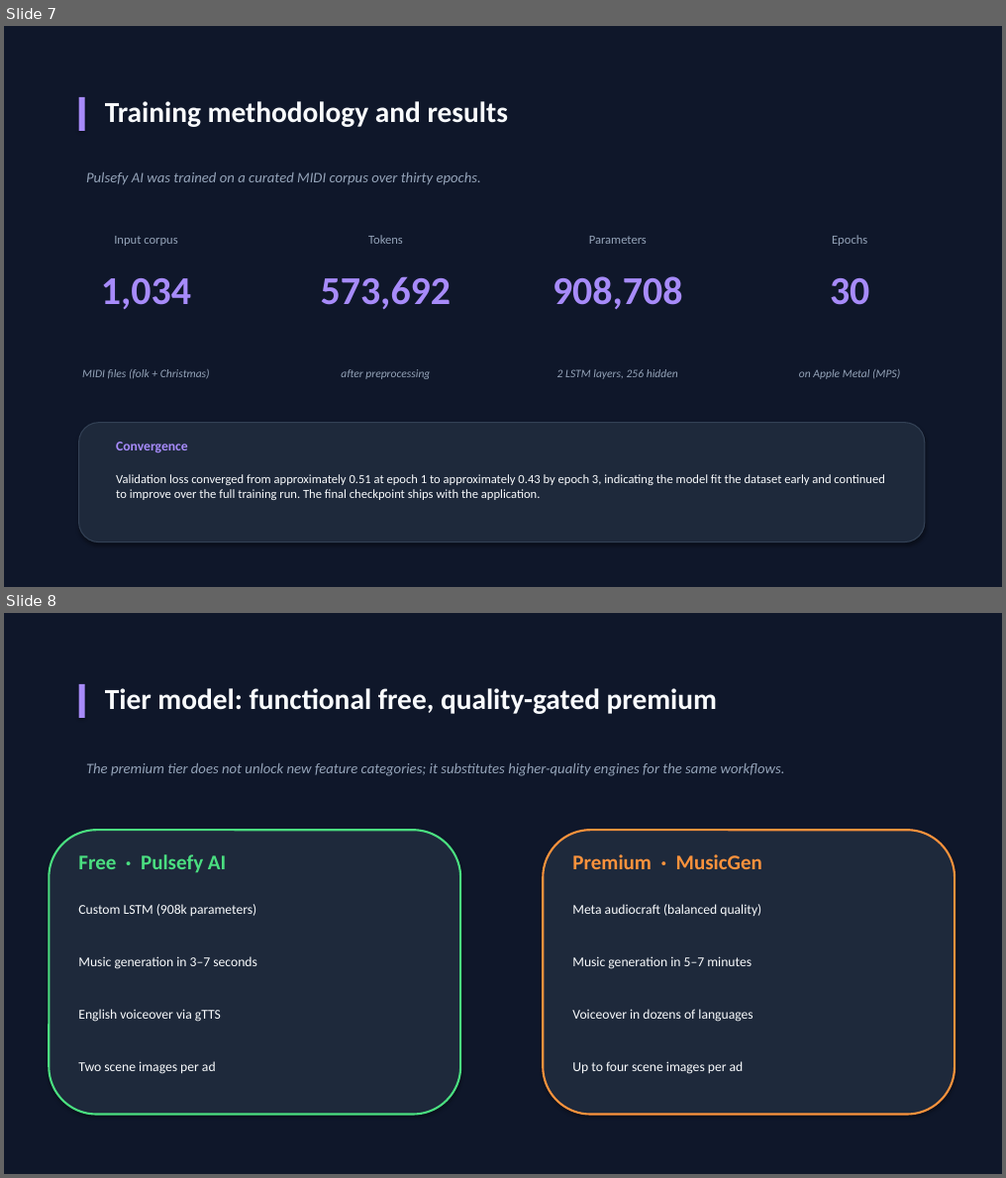
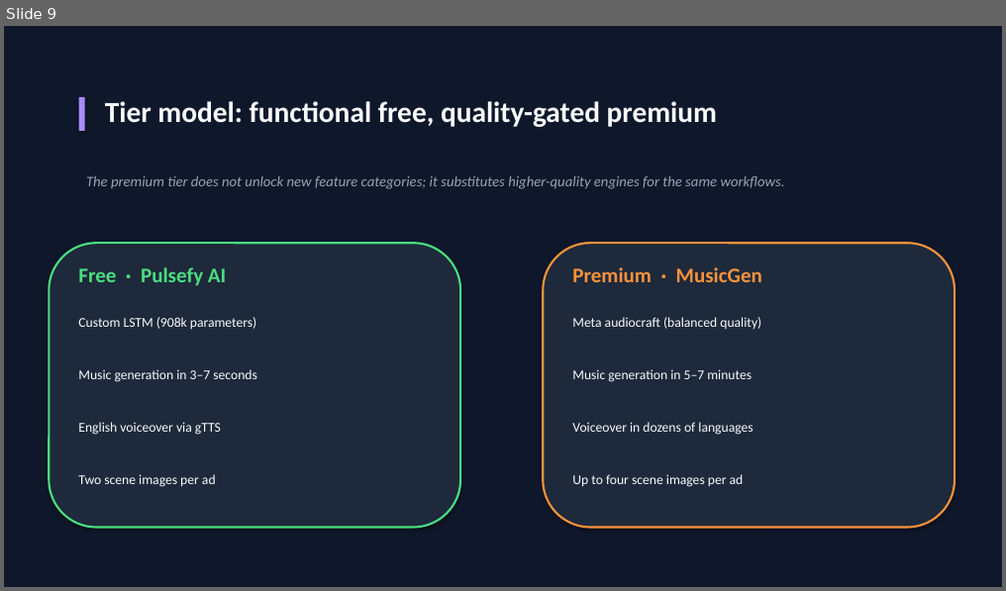
Before and after one commit to kevinvlad03/Pulsefy-Diploma-Project, a slide deck: docs/Pulsefy_Defense_Presentation.pptx. Shown one above the other, each under a label of ours: slides 7 and 8 before the commit, slide 9 after it. The pictures are 1006x1178 and 1006x591 pixels, drawn with LibreOffice and Linux fonts; fonts in the diff are those of the drawing. Boxes give left, top, right and bottom in pixels: in the first picture for what was removed or moved away, otherwise in the second. Text is boxed around its words. In the diff, an @@ line names an element or a change of style, - is before the commit and + after.

```diff
--- a/docs/Pulsefy_Defense_Presentation.pptx
+++ b/docs/Pulsefy_Defense_Presentation.pptx
@@ slide 7 removed at <box>4,26,1002,587</box>, background #0F172A @@
@@ rectangle removed at <box>79,97,85,131</box> @@
@@ text removed at <box>105,101,508,127</box> @@
-Training methodology and results
@@ text removed at <box>86,173,481,185</box> @@
-Pulsefy AI was trained on a curated MIDI corpus over thirty epochs.
@@ text removed at <box>114,236,177,246</box> @@
-Input corpus
@@ text removed at <box>368,235,403,244</box> @@
-Tokens
@@ text removed at <box>589,236,647,244</box> @@
-Parameters
@@ text removed at <box>832,235,867,246</box> @@
-Epochs
@@ text removed at <box>101,278,191,309</box> @@
-1,034
@@ text removed at <box>321,276,450,309</box> @@
-573,692
@@ text removed at <box>552,276,682,309</box> @@
-908,708
@@ text removed at <box>830,278,869,305</box> @@
-30
@@ text removed at <box>82,370,210,379</box> @@
-MIDI files (folk + Christmas)
@@ text removed at <box>341,370,430,379</box> @@
-after preprocessing
@@ text removed at <box>557,370,678,379</box> @@
-2 LSTM layers, 256 hidden
@@ text removed at <box>799,370,900,379</box> @@
-on Apple Metal (MPS)
@@ rounded rectangle removed at <box>79,423,925,543</box> @@
@@ text removed at <box>116,442,188,454</box> @@
-Convergence
@@ text removed at <box>116,474,884,500</box> @@
-Validation loss converged from approximately 0.51 at epoch 1 to approximately 0.43 by epoch 3, indicating the model fit the dataset early and continued to improve over the full training run. The final checkpoint ships with the application.
@@ what was slide 8 is now slide 9 @@
```
Also in this commit, not shown: 5 slides changed, 2 slides added, 1 other file.
